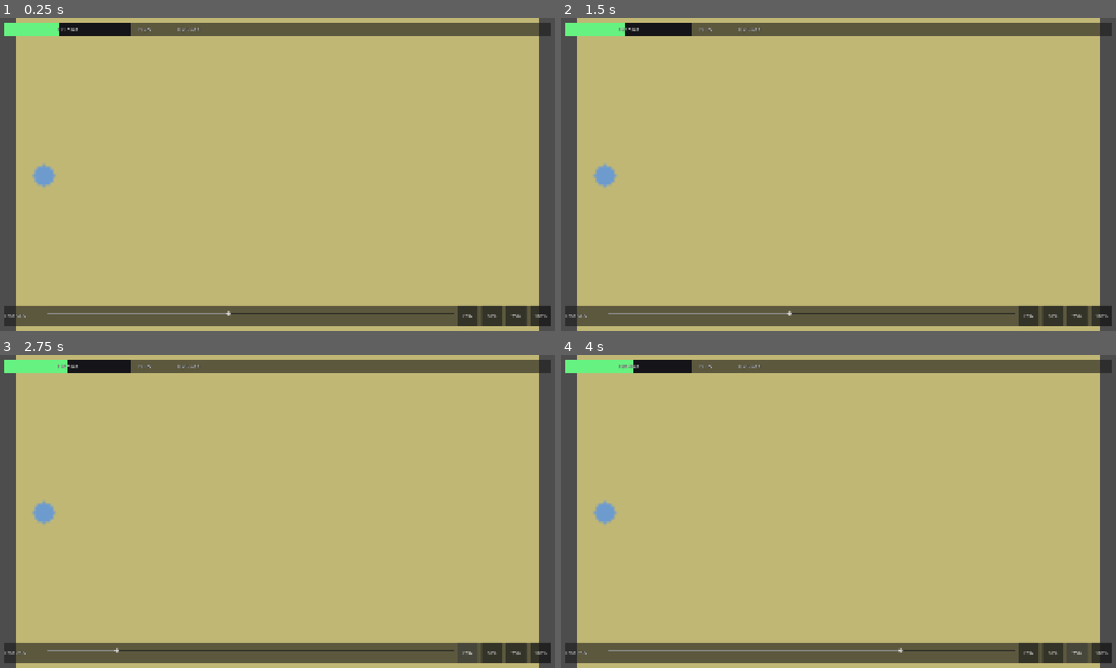
Above: before the commit, frames 1-4 (two rows, left to right).
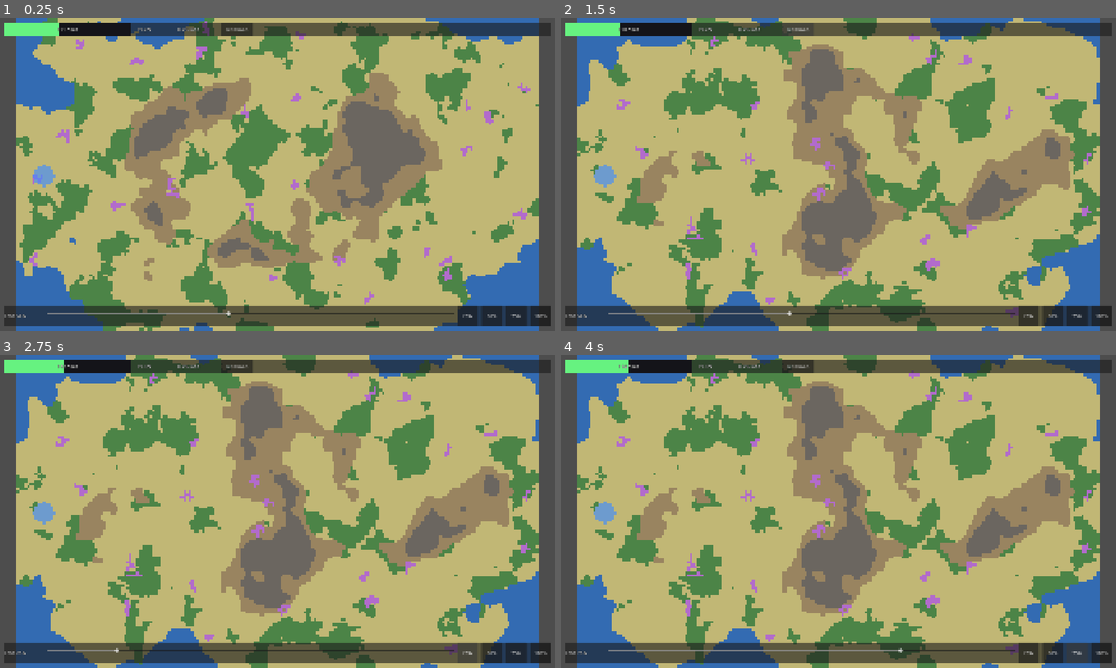
Above: after the commit, the same moments.

Repository: benbear245/crown-conquest
Game: Godot game, scene res://scenes/main.tscn
Two runs of this game, one before a commit and one after it. Both use one fixed random seed, a clock stepped at 60 frames per second and the inputs below.
Inputs (mouse positions are in pixels of both pictures, inside the frame that each line leads up to):
- Up to frame 1 (0.25 s): no input
- Up to frame 2 (1.5 s): click (799, 30) at 0.5 s, where only the run after the commit has a clickable "New map"; click (799, 30) at 1.25 s, where only the run after the commit has a clickable "New map"
- Up to frame 3 (2.75 s): click "25%" at 2 s
- Up to frame 4 (4 s): click "50%" at 2.75 s; click "75%" at 3.5 s

The runs differ from the first frame. In frame 1, 39% of the frame differs, in the area x 2-98%, y 0-100%; in frame 2, 37%; in frame 3, 37%; in frame 4, 37%.

Commit message:
Terrain and maps
- MapGen (pure sim) generates Plains / Forest / Hills / Mountains / Water /
  Gem clusters from FastNoiseLite + the seeded RNG
- Continent, Archipelago, Highlands and Random map types; Small / Medium / Large sizes
- Simulation.start_match(size, map_type, seed) is the single entry point
- Blocked terrain respected during claim and expansion; starting tile spirals
  out to a mostly non-blocked neighbourhood so a water edge no longer starves player 1
- Per-player gem_tiles tracked incrementally; growth multiplier adds +0.5%
  per gem up to +15%
- Map draws at world (0,0)-(w,h) with nearest filter; Camera2D handles the fit
- Drag-to-pan with tap vs drag threshold, mouse wheel + pinch zoom, camera clamp
- "New map" debug button on the HUD regenerates terrain with a fresh seed

Co-Authored-By: Claude Opus 4.7 <noreply@anthropic.com>

Diff:
--- a/scenes/main.tscn
+++ b/scenes/main.tscn
@@ -7,6 +7,8 @@
 [node name="Main" type="Node2D"]
 script = ExtResource("1_game")
 
+[node name="Camera2D" type="Camera2D" parent="."]
+
 [node name="Map" type="Node2D" parent="."]
 script = ExtResource("2_map")
 
--- a/scripts/balance.gd
+++ b/scripts/balance.gd
@@ -8,6 +8,10 @@
 const TICK_DELTA: float = 1.0 / float(TICKS_PER_SECOND)
 
 # --- Map sizes ----------------------------------------------------------------
+const MAP_SIZE_SMALL: int = 0
+const MAP_SIZE_MEDIUM: int = 1
+const MAP_SIZE_LARGE: int = 2
+
 const MAP_SMALL_WIDTH: int = 160
 const MAP_SMALL_HEIGHT: int = 96
 const MAP_SMALL_PLAYERS: int = 5
@@ -19,6 +23,12 @@
 const MAP_LARGE_WIDTH: int = 260
 const MAP_LARGE_HEIGHT: int = 156
 const MAP_LARGE_PLAYERS: int = 12
+
+# --- Map types ---------------------------------------------------------------
+const MAP_TYPE_CONTINENT: int = 0
+const MAP_TYPE_ARCHIPELAGO: int = 1
+const MAP_TYPE_HIGHLANDS: int = 2
+const MAP_TYPE_RANDOM: int = 3
 
 # --- Troops -------------------------------------------------------------------
 const STARTING_TROOPS: float = 150.0
--- a/scripts/game.gd
+++ b/scripts/game.gd
@@ -1,25 +1,39 @@
 extends Node2D
 
 # Root of the game scene. Owns the Simulation, drives it at fixed ticks,
-# tells the Map node to render dirty tiles, and relays taps.
+# tells the Map node to render dirty tiles, and routes input into the sim
+# or into the Camera2D (pan / zoom / tap).
+
+const DRAG_THRESHOLD_PX: float = 8.0
+const ZOOM_STEP: float = 1.15
+const ZOOM_MIN_FACTOR: float = 0.6         # vs. fit-to-screen zoom
+const ZOOM_MAX_FACTOR: float = 6.0
 
 @onready var _map: Map = $Map
 @onready var _hud: HUD = $HUD
+@onready var _camera: Camera2D = $Camera2D
 
 var _simulation: Simulation
 var _tick_accumulator: float = 0.0
 
+var _fit_zoom: float = 1.0
+
+var _pointer_down: bool = false
+var _pointer_dragged: bool = false
+var _pointer_press_pos: Vector2 = Vector2.ZERO
+
 
 func _ready() -> void:
 	_simulation = Simulation.new()
-	_simulation.start_default_match(0)
+	_simulation.start_default_match(_random_seed())
 	_map.setup(_simulation.state)
 	_hud.setup(_simulation.state)
+	_hud.new_map_pressed.connect(_on_new_map_pressed)
+	_init_camera()
 
 
 func _process(delta: float) -> void:
 	_tick_accumulator += delta
-	# Guard against spiral-of-death: cap catch-up at a handful of ticks per frame.
 	var ticks_this_frame := 0
 	while _tick_accumulator >= Balance.TICK_DELTA and ticks_this_frame < 5:
 		_tick_accumulator -= Balance.TICK_DELTA
@@ -29,22 +43,125 @@
 	_hud.update_from_state()
 
 
+# --- Input ------------------------------------------------------------------
+
 func _unhandled_input(event: InputEvent) -> void:
 	if event is InputEventMouseButton:
-		var mb: InputEventMouseButton = event
-		if mb.pressed and mb.button_index == MOUSE_BUTTON_LEFT:
-			_try_tap(mb.position)
+		_handle_mouse_button(event)
+	elif event is InputEventMouseMotion:
+		_handle_mouse_motion(event)
+	elif event is InputEventMagnifyGesture:
+		_zoom_by(event.factor)
 	elif event is InputEventScreenTouch:
 		var st: InputEventScreenTouch = event
 		if st.pressed:
-			_try_tap(st.position)
+			_begin_pointer(st.position)
+		else:
+			_end_pointer(st.position)
+	elif event is InputEventScreenDrag:
+		var sd: InputEventScreenDrag = event
+		_handle_pointer_drag(sd.position, sd.relative)
+
+
+func _handle_mouse_button(event: InputEventMouseButton) -> void:
+	match event.button_index:
+		MOUSE_BUTTON_LEFT:
+			if event.pressed:
+				_begin_pointer(event.position)
+			else:
+				_end_pointer(event.position)
+		MOUSE_BUTTON_WHEEL_UP:
+			if event.pressed:
+				_zoom_by(ZOOM_STEP)
+		MOUSE_BUTTON_WHEEL_DOWN:
+			if event.pressed:
+				_zoom_by(1.0 / ZOOM_STEP)
+
+
+func _handle_mouse_motion(event: InputEventMouseMotion) -> void:
+	if _pointer_down:
+		_handle_pointer_drag(event.position, event.relative)
+
+
+func _begin_pointer(pos: Vector2) -> void:
+	_pointer_down = true
+	_pointer_dragged = false
+	_pointer_press_pos = pos
+
+
+func _end_pointer(pos: Vector2) -> void:
+	if _pointer_down and not _pointer_dragged:
+		_try_tap(pos)
+	_pointer_down = false
+	_pointer_dragged = false
+
+
+func _handle_pointer_drag(pos: Vector2, relative: Vector2) -> void:
+	if not _pointer_down:
+		return
+	if not _pointer_dragged and pos.distance_to(_pointer_press_pos) > DRAG_THRESHOLD_PX:
+		_pointer_dragged = true
+	if _pointer_dragged:
+		_camera.position -= relative / _camera.zoom.x
+		_clamp_camera()
 
 
 func _try_tap(screen_pos: Vector2) -> void:
-	var tile: Vector2i = _map.screen_to_tile(screen_pos)
+	var tile: Vector2i = _screen_to_tile(screen_pos)
 	if tile.x < 0:
 		return
 	if _simulation.state.players.is_empty():
 		return
 	var local_id: int = _simulation.state.players[0].id
 	_simulation.player_expand(local_id, tile.x, tile.y, _hud.send_fraction())
+
+
+func _screen_to_tile(screen_pos: Vector2) -> Vector2i:
+	var world := get_canvas_transform().affine_inverse() * screen_pos
+	var w: int = _simulation.state.width
+	var h: int = _simulation.state.height
+	if world.x < 0.0 or world.y < 0.0 or world.x >= float(w) or world.y >= float(h):
+		return Vector2i(-1, -1)
+	return Vector2i(int(world.x), int(world.y))
+
+
+# --- Camera -----------------------------------------------------------------
+
+func _init_camera() -> void:
+	var world := _map.world_size()
+	_camera.position = world * 0.5
+	var vp := get_viewport_rect().size
+	_fit_zoom = minf(vp.x / world.x, vp.y / world.y)
+	_camera.zoom = Vector2(_fit_zoom, _fit_zoom)
+
+
+func _zoom_by(factor: float) -> void:
+	var cur: float = _camera.zoom.x
+	var new_zoom: float = clampf(cur * factor, _fit_zoom * ZOOM_MIN_FACTOR, _fit_zoom * ZOOM_MAX_FACTOR)
+	_camera.zoom = Vector2(new_zoom, new_zoom)
+	_clamp_camera()
+
+
+func _clamp_camera() -> void:
+	var world := _map.world_size()
+	var vp := get_viewport_rect().size
+	var half := (vp / _camera.zoom.x) * 0.5
+	var min_x: float = minf(half.x, world.x * 0.5)
+	var max_x: float = maxf(world.x - half.x, world.x * 0.5)
+	var min_y: float = minf(half.y, world.y * 0.5)
+	var max_y: float = maxf(world.y - half.y, world.y * 0.5)
+	_camera.position.x = clampf(_camera.position.x, min_x, max_x)
+	_camera.position.y = clampf(_camera.position.y, min_y, max_y)
+
+
+# --- Debug ------------------------------------------------------------------
+
+func _on_new_map_pressed() -> void:
+	var next_seed := _random_seed()
+	_simulation.start_match(_simulation.size_preset, _simulation.map_type, next_seed)
+	_map.setup(_simulation.state)
+	_init_camera()
+
+
+func _random_seed() -> int:
+	return int(Time.get_unix_time_from_system() * 1000.0) ^ randi()
--- a/scripts/hud.gd
+++ b/scripts/hud.gd
@@ -13,6 +13,8 @@
 const COLOR_OVER: Color = Color(0.95, 0.40, 0.35)
 const COLOR_TEXT: Color = Color(0.95, 0.95, 0.95)
 
+signal new_map_pressed
+
 var _state: GameState
 var _send_fraction: float = 0.50
 
@@ -23,6 +25,7 @@
 var _land_label: Label
 var _slider: HSlider
 var _slider_label: Label
+var _new_map_button: Button
 
 
 func _ready() -> void:
@@ -96,6 +99,12 @@
 	row.add_child(_per_sec_label)
 	_land_label = _make_stat_label("0.0% land", 130)
 	row.add_child(_land_label)
+
+	_new_map_button = Button.new()
+	_new_map_button.text = "New map"
+	_new_map_button.custom_minimum_size = Vector2(110, BAR_HEIGHT)
+	_new_map_button.pressed.connect(func() -> void: new_map_pressed.emit())
+	row.add_child(_new_map_button)
 
 
 func _make_stat_label(initial: String, min_width: int) -> Label:
--- a/scripts/map.gd
+++ b/scripts/map.gd
@@ -2,7 +2,7 @@
 extends Node2D
 
 # The Map node only draws. It never mutates game state.
-# Pixel grid matches tile grid, drawn through one ImageTexture.
+# World coords are 1:1 with tiles; the Camera2D handles screen fitting.
 
 var _image: Image
 var _texture: ImageTexture
@@ -15,12 +15,13 @@
 	_image = Image.create(_state.width, _state.height, false, Image.FORMAT_RGBA8)
 	_paint_all()
 	_texture = ImageTexture.create_from_image(_image)
+	_state.dirty_tiles.clear()
+	texture_filter = CanvasItem.TEXTURE_FILTER_NEAREST
 	_ready_to_draw = true
 	queue_redraw()
 
 
 func render() -> void:
-	# Apply all dirty tiles into the Image, then push once to the GPU.
 	if _state == null or _texture == null:
 		return
 	if _state.dirty_tiles.is_empty():
@@ -31,6 +32,12 @@
 	_state.dirty_tiles.clear()
 	_texture.update(_image)
 	queue_redraw()
+
+
+func world_size() -> Vector2:
+	if _state == null:
+		return Vector2.ZERO
+	return Vector2(_state.width, _state.height)
 
 
 func _paint_all() -> void:
@@ -60,32 +67,4 @@
 func _draw() -> void:
 	if not _ready_to_draw or _texture == null:
 		return
-	var r := _draw_rect()
-	draw_texture_rect(_texture, r, false)
-
-
-func _draw_rect() -> Rect2:
-	var vp_size := get_viewport_rect().size
-	var tex_w := float(_state.width)
-	var tex_h := float(_state.height)
-	var s: float = minf(vp_size.x / tex_w, vp_size.y / tex_h)
-	var out_size := Vector2(tex_w * s, tex_h * s)
-	var out_pos := (vp_size - out_size) * 0.5
-	return Rect2(out_pos, out_size)
-
-
-func screen_to_tile(screen_pos: Vector2) -> Vector2i:
-	if _state == null or _texture == null:
-		return Vector2i(-1, -1)
-	var r := _draw_rect()
-	if not r.has_point(screen_pos):
-		return Vector2i(-1, -1)
-	var local := screen_pos - r.position
-	var s := r.size.x / float(_state.width)
-	if s <= 0.0:
-		return Vector2i(-1, -1)
-	var tx := int(local.x / s)
-	var ty := int(local.y / s)
-	tx = clampi(tx, 0, _state.width - 1)
-	ty = clampi(ty, 0, _state.height - 1)
-	return Vector2i(tx, ty)
+	draw_texture_rect(_texture, Rect2(Vector2.ZERO, Vector2(_state.width, _state.height)), false)
--- /dev/null
+++ b/scripts/sim/map_gen.gd
@@ -0,0 +1,173 @@
+class_name MapGen
+extends RefCounted
+
+# Pure-sim map generator. Fills GameState.terrain from the seeded RNG only,
+# so a given (map_type, seed, size) produces the same map every time.
+
+const NEIGHBOR_OFFSETS: Array[Vector2i] = [
+	Vector2i(1, 0), Vector2i(-1, 0), Vector2i(0, 1), Vector2i(0, -1),
+]
+
+
+static func dims_for_size(size_preset: int) -> Vector2i:
+	match size_preset:
+		Balance.MAP_SIZE_SMALL:
+			return Vector2i(Balance.MAP_SMALL_WIDTH, Balance.MAP_SMALL_HEIGHT)
+		Balance.MAP_SIZE_LARGE:
+			return Vector2i(Balance.MAP_LARGE_WIDTH, Balance.MAP_LARGE_HEIGHT)
+		_:
+			return Vector2i(Balance.MAP_MEDIUM_WIDTH, Balance.MAP_MEDIUM_HEIGHT)
+
+
+static func players_for_size(size_preset: int) -> int:
+	match size_preset:
+		Balance.MAP_SIZE_SMALL:
+			return Balance.MAP_SMALL_PLAYERS
+		Balance.MAP_SIZE_LARGE:
+			return Balance.MAP_LARGE_PLAYERS
+		_:
+			return Balance.MAP_MEDIUM_PLAYERS
+
+
+# Generates terrain into state.terrain. Expects state.width/height/seed set.
+static func generate(state: GameState, map_type: int) -> void:
+	var resolved := map_type
+	if map_type == Balance.MAP_TYPE_RANDOM:
+		resolved = state.rng.randi_range(0, 2)
+	var w := state.width
+	var h := state.height
+
+	var elevation := FastNoiseLite.new()
+	elevation.noise_type = FastNoiseLite.TYPE_PERLIN
+	elevation.seed = state.seed
+	elevation.frequency = 0.025
+	elevation.fractal_octaves = 4
+	elevation.fractal_lacunarity = 2.0
+	elevation.fractal_gain = 0.5
+
+	var biome := FastNoiseLite.new()
+	biome.noise_type = FastNoiseLite.TYPE_PERLIN
+	biome.seed = state.seed + 1337
+	biome.frequency = 0.05
+
+	var elevs := PackedFloat32Array()
+	elevs.resize(w * h)
+	for y in range(h):
+		for x in range(w):
+			var e := elevation.get_noise_2d(float(x), float(y))
+			e = _apply_shape(e, x, y, w, h, resolved)
+			elevs[y * w + x] = e
+
+	var sample := elevs.duplicate()
+	sample.sort()
+	var n := sample.size()
+
+	var water_share := _water_share_for(resolved)
+	var mountain_share := _mountain_share_for(resolved)
+	var hill_share := _hill_share_for(resolved)
+
+	var water_th: float = sample[clampi(int(water_share * n), 0, n - 1)]
+	var mountain_th: float = sample[clampi(int((1.0 - mountain_share) * n), 0, n - 1)]
+	var hill_th: float = sample[clampi(int((1.0 - mountain_share - hill_share) * n), 0, n - 1)]
+
+	for i in range(n):
+		var e := elevs[i]
+		if e <= water_th:
+			state.terrain[i] = Balance.TERRAIN_WATER
+			continue
+		if e >= mountain_th:
+			state.terrain[i] = Balance.TERRAIN_MOUNTAINS
+			continue
+		if e >= hill_th:
+			state.terrain[i] = Balance.TERRAIN_HILLS
+			continue
+		var p := state.idx_to_xy(i)
+		var b := biome.get_noise_2d(float(p.x), float(p.y))
+		if b > 0.15:
+			state.terrain[i] = Balance.TERRAIN_FOREST
+		else:
+			state.terrain[i] = Balance.TERRAIN_PLAINS
+
+	_place_gem_clusters(state)
+
+
+static func _apply_shape(elevation: float, x: int, y: int, w: int, h: int, mt: int) -> float:
+	match mt:
+		Balance.MAP_TYPE_CONTINENT:
+			var dx := (float(x) - float(w) * 0.5) / (float(w) * 0.5)
+			var dy := (float(y) - float(h) * 0.5) / (float(h) * 0.5)
+			var dist: float = sqrt(dx * dx + dy * dy)
+			return elevation - maxf(0.0, (dist - 0.55)) * 1.4
+		Balance.MAP_TYPE_ARCHIPELAGO:
+			return elevation - 0.18
+		Balance.MAP_TYPE_HIGHLANDS:
+			return elevation + 0.12
+		_:
+			return elevation
+
+
+static func _water_share_for(mt: int) -> float:
+	match mt:
+		Balance.MAP_TYPE_ARCHIPELAGO:
+			return 0.35
+		Balance.MAP_TYPE_HIGHLANDS:
+			return 0.05
+		_:
+			return Balance.TERRAIN_SHARE_WATER
+
+
+static func _mountain_share_for(mt: int) -> float:
+	match mt:
+		Balance.MAP_TYPE_HIGHLANDS:
+			return 0.12
+		_:
+			return Balance.TERRAIN_SHARE_MOUNTAINS
+
+
+static func _hill_share_for(mt: int) -> float:
+	match mt:
+		Balance.MAP_TYPE_HIGHLANDS:
+			return 0.22
+		_:
+			return Balance.TERRAIN_SHARE_HILLS
+
+
+static func _place_gem_clusters(state: GameState) -> void:
+	var target_gems := int(float(state.terrain.size()) * Balance.TERRAIN_SHARE_GEM)
+	var placed := 0
+	var attempts := 0
+	while placed < target_gems and attempts < 400:
+		attempts += 1
+		var cx := state.rng.randi_range(2, state.width - 3)
+		var cy := state.rng.randi_range(2, state.height - 3)
+		var start_terrain: int = state.terrain[state.idx(cx, cy)]
+		if start_terrain != Balance.TERRAIN_PLAINS and start_terrain != Balance.TERRAIN_FOREST \
+				and start_terrain != Balance.TERRAIN_HILLS:
+			continue
+		var cluster_size := state.rng.randi_range(Balance.GEM_CLUSTER_MIN, Balance.GEM_CLUSTER_MAX)
+		placed += _grow_gem_cluster(state, cx, cy, cluster_size)
+
+
+static func _grow_gem_cluster(state: GameState, cx: int, cy: int, size: int) -> int:
+	var added := 0
+	var frontier: Array[Vector2i] = [Vector2i(cx, cy)]
+	var seen := {state.idx(cx, cy): true}
+	while added < size and not frontier.is_empty():
+		var pick := state.rng.randi_range(0, frontier.size() - 1)
+		var p: Vector2i = frontier[pick]
+		frontier.remove_at(pick)
+		var ti := state.idx(p.x, p.y)
+		var t: int = state.terrain[ti]
+		if t == Balance.TERRAIN_MOUNTAINS or t == Balance.TERRAIN_WATER or t == Balance.TERRAIN_GEM:
+			continue
+		state.terrain[ti] = Balance.TERRAIN_GEM
+		added += 1
+		for off in NEIGHBOR_OFFSETS:
+			var np := p + off
+			if not state.in_bounds(np.x, np.y):
+				continue
+			var ni := state.idx(np.x, np.y)
+			if not seen.has(ni):
+				seen[ni] = true
+				frontier.append(np)
+	return added
--- a/scripts/sim/player.gd
+++ b/scripts/sim/player.gd
@@ -23,6 +23,7 @@
 
 # Peak land this match (for XP after a match).
 var peak_land: int = 0
+var gem_tiles: int = 0                  # owned gem-field tiles, drives growth bonus
 
 # Expansion bucket: troops committed to grabbing free land. Refunded when done.
 var expansion_troops: float = 0.0
--- a/scripts/sim/simulation.gd
+++ b/scripts/sim/simulation.gd
@@ -9,20 +9,23 @@
 ]
 
 var state: GameState = GameState.new()
+var map_type: int = Balance.MAP_TYPE_CONTINENT
+var size_preset: int = Balance.MAP_SIZE_MEDIUM
 
 
 # --- Match setup -------------------------------------------------------------
 
 func start_default_match(match_seed: int = 0) -> void:
-	state.configure(Balance.MAP_MEDIUM_WIDTH, Balance.MAP_MEDIUM_HEIGHT, match_seed)
-	_fill_default_terrain()
+	start_match(Balance.MAP_SIZE_MEDIUM, Balance.MAP_TYPE_CONTINENT, match_seed)
+
+
+func start_match(size: int, mt: int, match_seed: int) -> void:
+	size_preset = size
+	map_type = mt
+	var dims := MapGen.dims_for_size(size)
+	state.configure(dims.x, dims.y, match_seed)
+	MapGen.generate(state, mt)
 	_add_local_player()
-
-
-func _fill_default_terrain() -> void:
-	# Plains everywhere for Prompt 2. Terrain generation lands in Prompt 3.
-	for i in range(state.terrain.size()):
-		state.terrain[i] = Balance.TERRAIN_PLAINS
 
 
 func _add_local_player() -> void:
@@ -32,10 +35,44 @@
 	p.color = Balance.color_for_player(1)
 	p.troops = Balance.STARTING_TROOPS
 	state.players.append(p)
+	var start := _find_starting_tile(10)
+	_claim_circle(p, start.x, start.y, Balance.STARTING_LAND_RADIUS)
+
+
+# Spirals outward from (preferred_x, height/2) to find a non-blocked tile with
+# a mostly non-blocked neighbourhood. Used to drop the local player's start.
+func _find_starting_tile(preferred_x: int) -> Vector2i:
 	@warning_ignore("integer_division")
 	var cy: int = state.height / 2
-	var cx: int = 10
-	_claim_circle(p, cx, cy, Balance.STARTING_LAND_RADIUS)
+	var fallback := Vector2i(clampi(preferred_x, 2, state.width - 3), cy)
+	for radius in range(maxi(state.width, state.height)):
+		for dy in range(-radius, radius + 1):
+			for dx in range(-radius, radius + 1):
+				if radius > 0 and absi(dx) != radius and absi(dy) != radius:
+					continue
+				var x := preferred_x + dx
+				var y := cy + dy
+				if not state.in_bounds(x, y):
+					continue
+				if state.is_blocked_terrain(state.terrain[state.idx(x, y)]):
+					continue
+				if _non_blocked_neighbour_count(x, y, Balance.STARTING_LAND_RADIUS) >= 25:
+					return Vector2i(x, y)
+	return fallback
+
+
+func _non_blocked_neighbour_count(cx: int, cy: int, r: int) -> int:
+	var r2 := r * r
+	var n := 0
+	for y in range(maxi(0, cy - r), mini(state.height, cy + r + 1)):
+		for x in range(maxi(0, cx - r), mini(state.width, cx + r + 1)):
+			var dx := x - cx
+			var dy := y - cy
+			if dx * dx + dy * dy > r2:
+				continue
+			if not state.is_blocked_terrain(state.terrain[state.idx(x, y)]):
+				n += 1
+	return n
 
 
 func _claim_circle(player: Player, cx: int, cy: int, r: int) -> void:
@@ -44,8 +81,11 @@
 		for x in range(maxi(0, cx - r), mini(state.width, cx + r + 1)):
 			var dx := x - cx
 			var dy := y - cy
-			if dx * dx + dy * dy <= r2:
-				_claim_tile(player.id, x, y)
+			if dx * dx + dy * dy > r2:
+				continue
+			if state.is_blocked_terrain(state.terrain[state.idx(x, y)]):
+				continue
+			_claim_tile(player.id, x, y)
 
 
 # --- Tick loop ---------------------------------------------------------------
@@ -65,9 +105,18 @@
 			var extra := p.troops - cap
 			p.troops = cap + extra * (1.0 - Balance.OVER_CAP_SHRINK_PER_SEC * Balance.TICK_DELTA)
 		else:
-			p.troops += p.troops_per_second_at(cap) * Balance.TICK_DELTA
+			var base_tps := p.troops_per_second_at(cap)
+			var mult := _growth_multiplier(p)
+			p.troops += base_tps * mult * Balance.TICK_DELTA
 			if p.troops > cap:
 				p.troops = cap
+
+
+# Sum of additive growth modifiers. Gems live here; Underdog and Empire upkeep
+# land in Prompt 10.
+func _growth_multiplier(p: Player) -> float:
+	var gem_bonus := minf(float(p.gem_tiles) * Balance.GEM_GROWTH_BONUS_PER_TILE, Balance.GEM_GROWTH_BONUS_MAX)
+	return 1.0 + gem_bonus
 
 
 func _apply_expansions() -> void:
@@ -190,11 +239,16 @@
 	var pos := state.idx_to_xy(i)
 	var from_player: Player = state.get_player(from_owner)
 	var to_player: Player = state.get_player(to_owner)
+	var is_gem: bool = state.terrain[i] == Balance.TERRAIN_GEM
 	if from_player != null:
 		from_player.border.erase(i)
 		from_player.land -= 1
+		if is_gem:
+			from_player.gem_tiles -= 1
 	if to_player != null:
 		to_player.land += 1
+		if is_gem:
+			to_player.gem_tiles += 1
 		if to_player.land > to_player.peak_land:
 			to_player.peak_land = to_player.land
 		if _tile_is_border(i, to_owner):
Not shown, added: scripts/sim/map_gen.gd.uid
Not shown, changed: docs/PROGRESS.md
